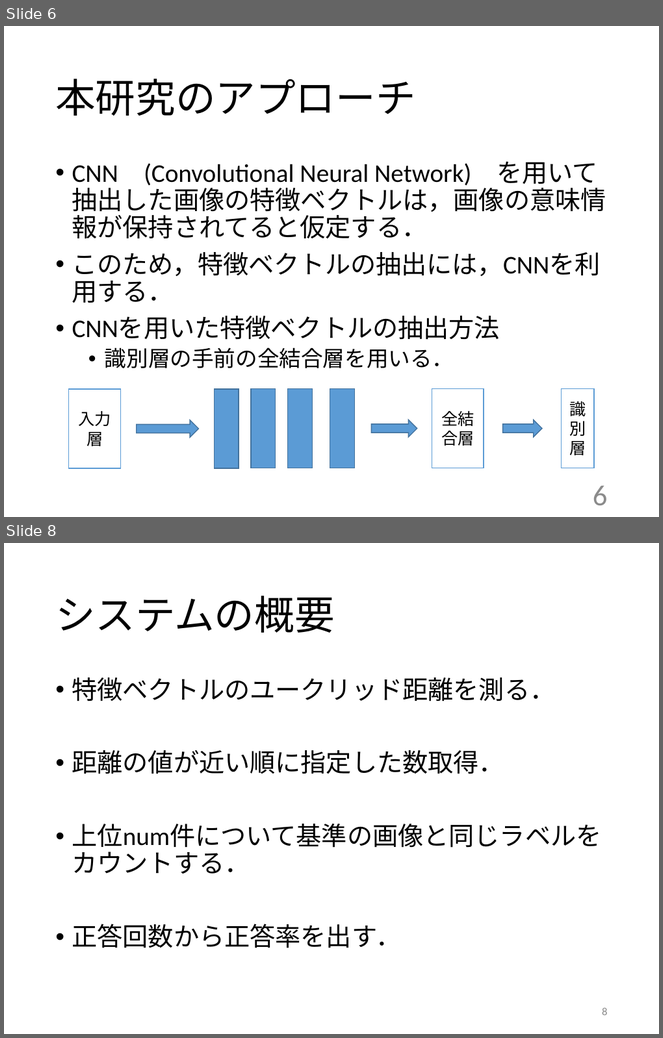
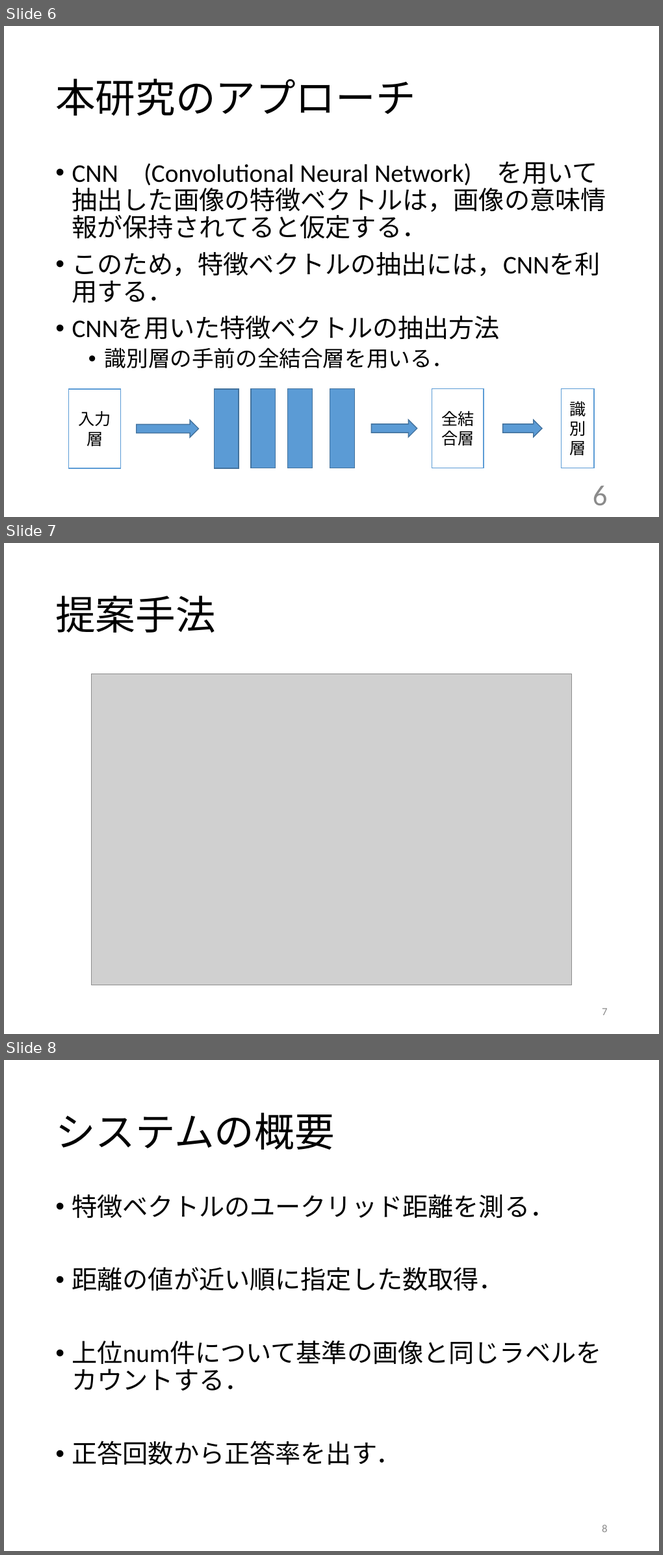
Before and after one commit to kait-takanolab/1821005-yoshioka-thesis, a slide deck: 卒研発表/卒論発表.pptx. Shown one above the other, each under a label of ours: slides 6 and 8 before the commit, slides 6, 7 and 8 after it; the slides between them are not shown. The pictures are 663x1038 and 663x1555 pixels, drawn with LibreOffice and Linux fonts; fonts in the diff are those of the drawing; grey boxes stand for pictures. Boxes give left, top, right and bottom in pixels: in the first picture for what was removed or moved away, otherwise in the second. Text is boxed around its words. In the diff, an @@ line names an element or a change of style, - is before the commit and + after.

```diff
--- a/卒研発表/卒論発表.pptx
+++ b/卒研発表/卒論発表.pptx
@@ slide 7 added at (x1=4, y1=543, x2=659, y2=1034), background #FFFFFF @@
@@ title added at (x1=55, y1=596, x2=215, y2=633), 44 pt, text #000000 @@
+提案手法
@@ picture added at (x1=92, y1=674, x2=572, y2=986) @@
@@ page number added at (x1=602, y1=1008, x2=607, y2=1016), 12 pt, text #8C8C8C @@
+7
```
Also in this commit, not shown: 2 slides changed.
